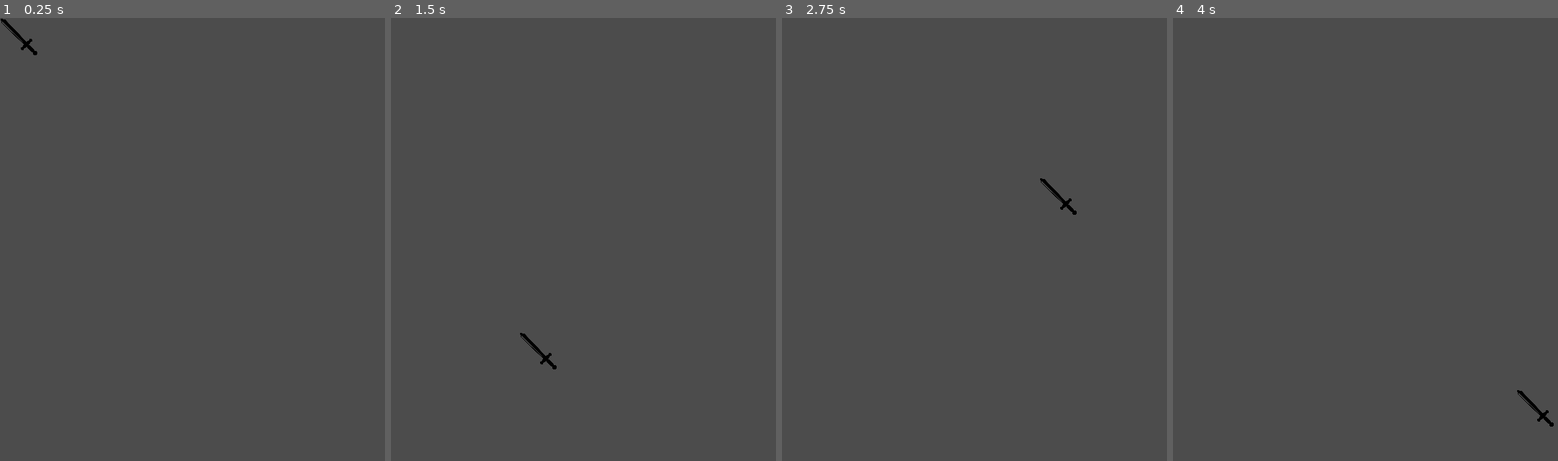
Above: before the commit, frames 1-4 (left to right).
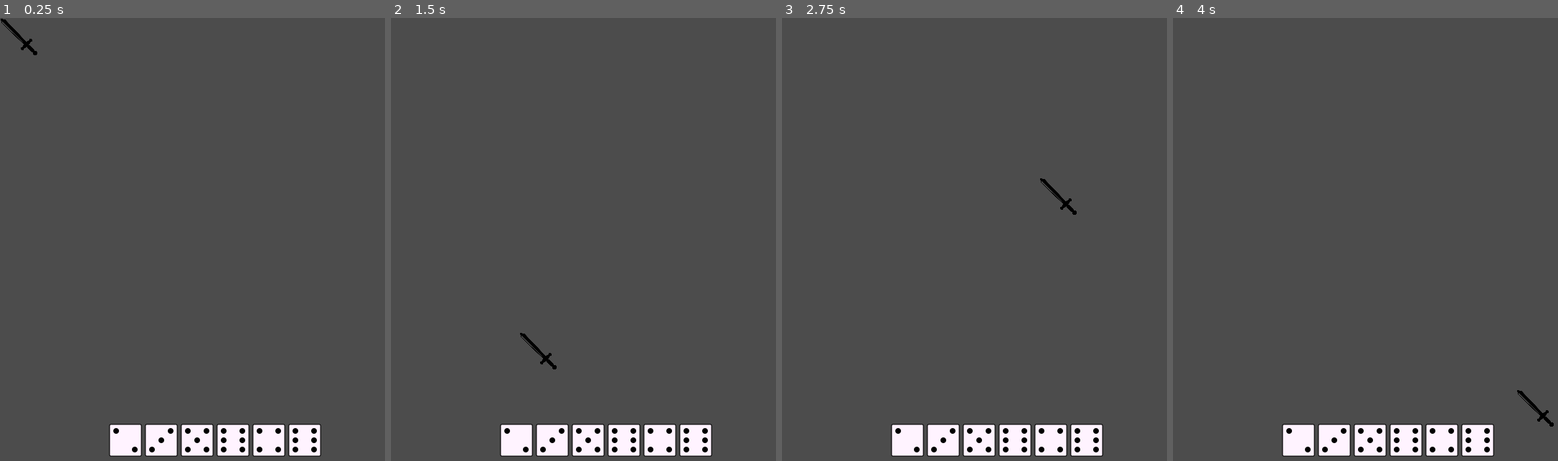
Above: after the commit, the same moments.

Repository: mraich/lantern
Game: Godot game, scene res://scenes/world.tscn
Same seed, same stepped clock (60 frames per second), same inputs: the game is played once before the commit and once after it.
Inputs (mouse positions are in pixels of both pictures, inside the frame that each line leads up to):
- Up to frame 1 (0.25 s): no input
- Up to frame 2 (1.5 s): tap Enter at 0.5 s; move the mouse to (699, 274) at 0.52 s; hold Right mouse button (right_click) 0.53-1.28 s; click (699, 274) at 0.67 s; tap Space at 1.25 s; move the mouse to (521, 332) at 1.27 s; right-click (521, 332) at 1.35 s; click (521, 332) at 1.42 s
- Up to frame 3 (2.75 s): tap Enter at 2 s; move the mouse to (1039, 177) at 2.02 s; hold Right mouse button (right_click) from 2.03 s (still down); click (1039, 177) at 2.17 s
- Up to frame 4 (4 s): tap Space at 2.75 s; move the mouse to (1365, 416) at 2.77 s; release Right mouse button (right_click) at 2.78 s; right-click (1365, 416) at 2.85 s; click (1365, 416) at 2.92 s; tap Enter at 3.5 s; move the mouse to (1515, 390) at 3.52 s; hold Right mouse button (right_click) from 3.53 s (still down); click (1515, 390) at 3.67 s

The runs differ from the first frame. In frame 1, 3.7% of the frame differs, in the area x 28-84%, y 91-100%; in frame 2, 3.7%; in frame 3, 3.7%; in frame 4, 3.7%.

Commit message:
PlayableContainer:: A DiceContainer set_dice_count függvényével beállítjuk a játékban szereplő kockák számát.

Diff:
--- a/scripts/container/playable_container.gd
+++ b/scripts/container/playable_container.gd
@@ -6,4 +6,6 @@
 
 func _ready():
 	init(playable_class)
+
+	set_dice_count(6)
 	pass
